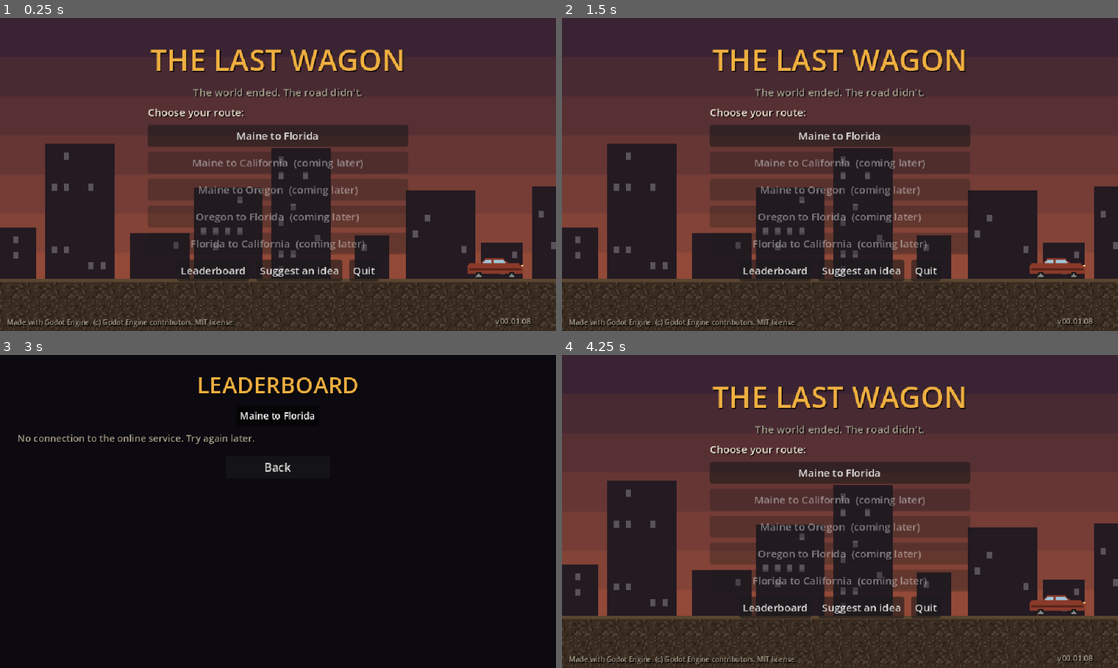
Above: before the commit, frames 1-4 (two rows, left to right).
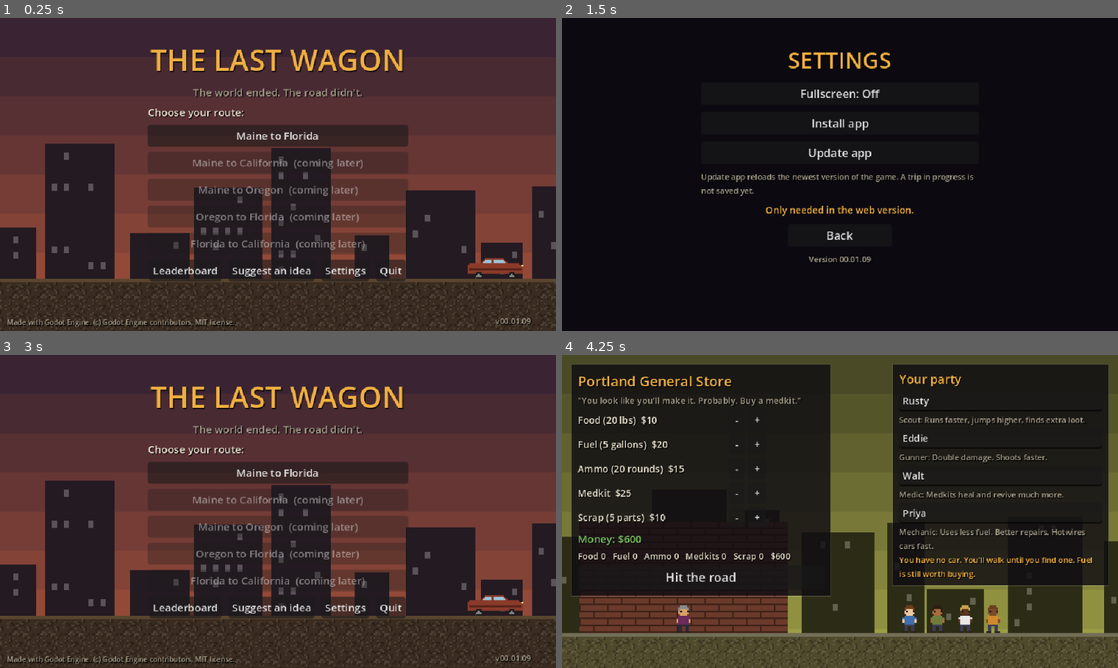
Above: after the commit, the same moments.

Repository: Zephino/The_Last_Wagon
Game: Godot game, scene res://scenes/title.tscn
Same seed, same stepped clock (60 frames per second), same inputs: the game is played once before the commit and once after it.
Inputs (mouse positions are in pixels of both pictures, inside the frame that each line leads up to):
- Up to frame 1 (0.25 s): no input
- Up to frame 2 (1.5 s): click "Leaderboard" (after the commit: "Settings") at 0.5 s; click (840, 124) at 1.25 s, where only the run after the commit has a clickable "Install app"
- Up to frame 3 (3 s): click (278, 489) at 2 s, where only the run after the commit has a clickable "Update app"; click "Leaderboard" (after the commit: "Back") at 2.75 s
- Up to frame 4 (4.25 s): click (840, 467) at 3.5 s, where only the run before the commit has a clickable "Back"

The runs differ from the first frame. In frame 1, 1.1% of the frame differs, in the area x 26-96%, y 77-98%; in frame 2, 80%, in the area x 0-100%, y 0-100%; in frame 3, 80%; in frame 4, 78%.

Commit message:
Add Settings screen: fullscreen, install app, update app
Co-Authored-By: Claude Opus 5.5 <noreply@anthropic.com>
Claude-Session: https://claude.ai/code/session_015nF5Mxht4Bk91tjtg6ztm2

Diff:
--- a/project.godot
+++ b/project.godot
@@ -11,9 +11,10 @@
 [application]
 
 config/name="The Last Wagon"
-config/version="00.01.08"
+config/version="00.01.09"
 run/main_scene="res://scenes/title.tscn"
 config/features=PackedStringArray("4.7", "GL Compatibility")
+config/icon="res://icons/icon_512.png"
 
 [autoload]
 
--- /dev/null
+++ b/scenes/settings.tscn
@@ -0,0 +1,6 @@
+[gd_scene load_steps=2 format=3]
+
+[ext_resource type="Script" path="res://scripts/screens/settings_screen.gd" id="1_screen"]
+
+[node name="Settings" type="Node2D"]
+script = ExtResource("1_screen")
--- /dev/null
+++ b/scripts/core/app_actions.gd
@@ -0,0 +1,59 @@
+class_name AppActions
+extends RefCounted
+## Settings -> Fullscreen, Install app, Update app (adapted from Mythriven).
+## The web version can be installed like an app (export preset: progressive
+## web app), which keeps a copy of the game on the device. Update app clears
+## that copy and reloads, so the newest version is one click away. The page
+## also updates itself: for 30 s after opening it checks the online version
+## and switches to a newer one (web/update.js).
+
+
+static func is_web() -> bool:
+	return OS.has_feature("web")
+
+
+static func is_fullscreen() -> bool:
+	var mode := DisplayServer.window_get_mode()
+	return mode == DisplayServer.WINDOW_MODE_FULLSCREEN or mode == DisplayServer.WINDOW_MODE_EXCLUSIVE_FULLSCREEN
+
+
+static func toggle_fullscreen() -> void:
+	DisplayServer.window_set_mode(DisplayServer.WINDOW_MODE_WINDOWED if is_fullscreen() else DisplayServer.WINDOW_MODE_FULLSCREEN)
+
+
+## "ready" (the browser can install it now), "installed" (already running as
+## an app), "ios" (Safari: Share -> Add to Home Screen), "not_web" (PC
+## version) or "unavailable" (this browser can't install apps, or it's
+## already installed in another window).
+static func install_state() -> String:
+	if not is_web():
+		return "not_web"
+	return str(JavaScriptBridge.eval("""(function(){
+		var m=function(q){return window.matchMedia&&window.matchMedia(q).matches;};
+		if(m('(display-mode: fullscreen)')||m('(display-mode: standalone)')||navigator.standalone)return 'installed';
+		if(window.lastWagonInstall)return 'ready';
+		if(/iPad|iPhone|iPod/.test(navigator.userAgent)||(navigator.platform==='MacIntel'&&navigator.maxTouchPoints>1))return 'ios';
+		return 'unavailable';})()""", true))
+
+
+## Shows the browser's own "Install The Last Wagon?" box (the page keeps the
+## browser's offer when it loads; see the export preset's head include).
+static func install() -> void:
+	if is_web():
+		JavaScriptBridge.eval("(function(){var e=window.lastWagonInstall;if(e){window.lastWagonInstall=null;e.prompt();}})()", true)
+
+
+## Forgets the saved copy of the game (service worker and its cache) and
+## reloads from the internet.
+static func update_now() -> void:
+	if not is_web():
+		return
+	if bool(JavaScriptBridge.eval("typeof window.lastWagonForceUpdate === 'function'", true)):
+		JavaScriptBridge.eval("window.lastWagonForceUpdate()", true)
+		return
+	JavaScriptBridge.eval("""(async function(){
+		try{
+			if(navigator.serviceWorker){var r=await navigator.serviceWorker.getRegistrations();for(var i=0;i<r.length;i++){await r[i].unregister();}}
+			if(window.caches){var k=await caches.keys();for(var j=0;j<k.length;j++){await caches.delete(k[j]);}}
+		}catch(e){}
+		var u=new URL(location.href);u.searchParams.set('v',Date.now());location.replace(u.toString());})()""", true)
--- a/scripts/core/trip.gd
+++ b/scripts/core/trip.gd
@@ -10,6 +10,7 @@
 	"scavenge": "res://scenes/scavenge.tscn",
 	"end": "res://scenes/end.tscn",
 	"leaderboard": "res://scenes/leaderboard.tscn",
+	"settings": "res://scenes/settings.tscn",
 }
 const STARTING_MONEY := 600
 const FOOD_PER_PERSON_PER_DAY := 2
--- /dev/null
+++ b/scripts/screens/settings_screen.gd
@@ -0,0 +1,76 @@
+extends Node2D
+## Settings: fullscreen, install the game as an app, and update to the newest
+## version. Install and Update are for the web version; on PC they explain that.
+
+const NOT_WEB_NOTE := "Only needed in the web version."
+
+var _column: VBoxContainer
+var _message := ""
+
+
+func _ready() -> void:
+	var root := UiKit.make_layer(self)
+	var background := ColorRect.new()
+	background.color = Color("0c0a10")
+	background.set_anchors_preset(Control.PRESET_FULL_RECT)
+	root.add_child(background)
+	_column = UiKit.vbox(8)
+	UiKit.pin(_column, root, Vector2(0.5, 0), Vector2(-160, 30), Vector2(320, 0))
+	_refresh()
+
+
+func _refresh() -> void:
+	UiKit.clear(_column)
+	var title := UiKit.label("SETTINGS", 26, UiKit.ACCENT)
+	title.horizontal_alignment = HORIZONTAL_ALIGNMENT_CENTER
+	_column.add_child(title)
+	var fullscreen_text := "Fullscreen: %s" % ("On" if AppActions.is_fullscreen() else "Off")
+	_column.add_child(UiKit.button(fullscreen_text, _on_fullscreen, 13))
+	var installed := AppActions.install_state() == "installed"
+	var install := UiKit.button("Installed" if installed else "Install app", _on_install, 13)
+	install.disabled = installed
+	_column.add_child(install)
+	_column.add_child(UiKit.button("Update app", _on_update, 13))
+	_column.add_child(UiKit.wrapped("Update app reloads the newest version of the game. A trip in progress is not saved yet.", 9, UiKit.DIM, 320))
+	if _message != "":
+		var note := UiKit.wrapped(_message, 11, UiKit.ACCENT, 320)
+		note.horizontal_alignment = HORIZONTAL_ALIGNMENT_CENTER
+		_column.add_child(note)
+	var back := UiKit.button("Back", Trip.go.bind("title"), 13)
+	back.size_flags_horizontal = Control.SIZE_SHRINK_CENTER
+	back.custom_minimum_size = Vector2(120, 0)
+	_column.add_child(back)
+	var version := UiKit.label("Version %s" % ProjectSettings.get_setting("application/config/version", ""), 9, UiKit.DIM)
+	version.horizontal_alignment = HORIZONTAL_ALIGNMENT_CENTER
+	_column.add_child(version)
+
+
+func _on_fullscreen() -> void:
+	AppActions.toggle_fullscreen()
+	# The browser switches a moment later.
+	await get_tree().create_timer(0.4).timeout
+	_refresh()
+
+
+func _on_install() -> void:
+	match AppActions.install_state():
+		"ready":
+			_message = ""
+			AppActions.install()
+		"ios":
+			_message = "On iPhone and iPad: tap Share, then Add to Home Screen."
+		"not_web":
+			_message = NOT_WEB_NOTE
+		_:
+			_message = "This browser can't install apps (or it's already installed). In Chrome or Edge, use the install icon in the address bar."
+	_refresh()
+
+
+func _on_update() -> void:
+	if not AppActions.is_web():
+		_message = NOT_WEB_NOTE
+		_refresh()
+		return
+	_message = "Updating..."
+	_refresh()
+	AppActions.update_now()
--- a/scripts/screens/title_screen.gd
+++ b/scripts/screens/title_screen.gd
@@ -40,6 +40,7 @@
 	extras.alignment = BoxContainer.ALIGNMENT_CENTER
 	extras.add_child(UiKit.button("Leaderboard", Trip.go.bind("leaderboard"), 12))
 	extras.add_child(UiKit.button("Suggest an idea", _open_suggestions, 12))
+	extras.add_child(UiKit.button("Settings", Trip.go.bind("settings"), 12))
 	extras.add_child(UiKit.button("Quit", _on_quit, 12))
 	column.add_child(extras)
 	_quit_note = UiKit.label("", 11, UiKit.ACCENT)
--- a/scripts/tests/smoke_test.gd
+++ b/scripts/tests/smoke_test.gd
@@ -207,6 +207,15 @@
 
 func _check_online_screens() -> void:
 	_new_trip(13)
+	await _change_to("settings")
+	_expect(current_scene != null and current_scene.name == "Settings", "settings screen should load")
+	var labels: Array[String] = []
+	for node: Node in current_scene.find_children("*", "Button", true, false):
+		labels.append((node as Button).text)
+	for wanted: String in ["Fullscreen: Off", "Install app", "Update app", "Back"]:
+		_expect(labels.has(wanted), "settings should have a '%s' button (has %s)" % [wanted, labels])
+	current_scene.call("_on_update")
+	_expect(str(current_scene.get("_message")) == "Only needed in the web version.", "Update app on PC explains it's for the web version")
 	await _change_to("leaderboard")
 	_expect(current_scene != null and current_scene.name == "Leaderboard", "leaderboard screen should load")
 	await _change_to("end")
Not shown, changed: export_presets.cfg
Binary file added: icons/icon_144.png
Not shown, added: icons/icon_144.png.import
Binary file added: icons/icon_180.png
Not shown, added: icons/icon_180.png.import
Binary file added: icons/icon_512.png
Not shown, added: icons/icon_512.png.import
Not shown, added: scripts/core/app_actions.gd.uid
Not shown, added: scripts/screens/settings_screen.gd.uid
Not shown, changed: CHANGELOG.md
